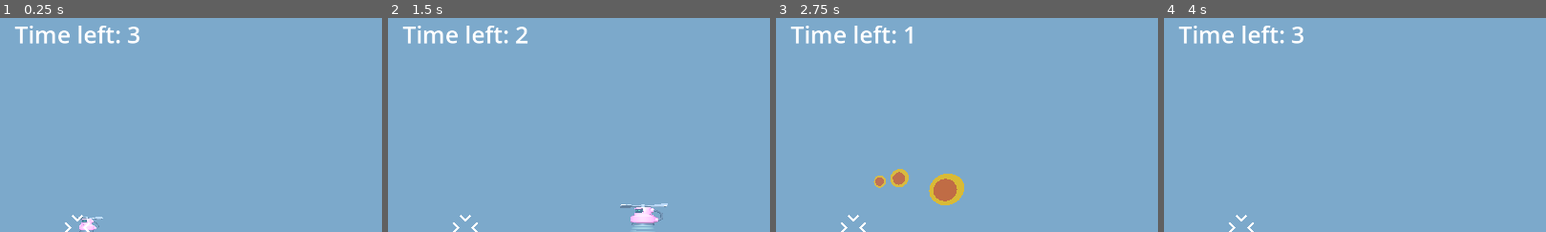
Above: before the commit, frames 1-4 (left to right).
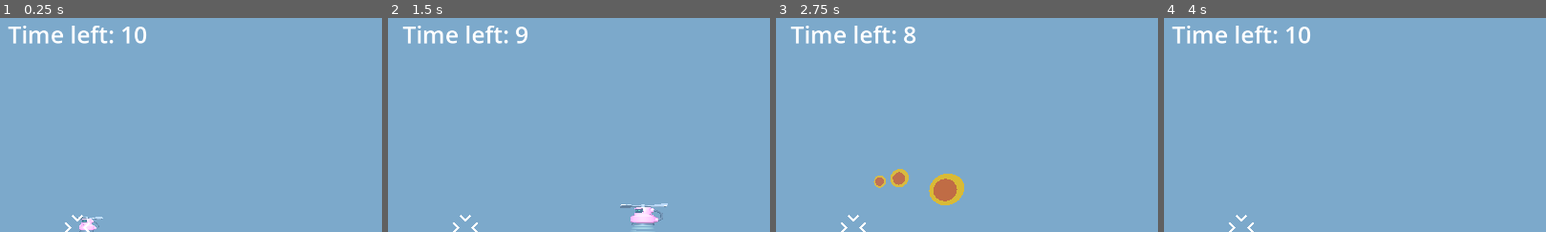
Above: after the commit, the same moments.

Repository: nesherson/survivor-arena-fps
Game: Godot game, scene res://scenes/game/game.tscn
Two runs of this game, one before a commit and one after it. Both use one fixed random seed, a clock stepped at 60 frames per second and the inputs below.
Inputs (mouse positions are % of the whole screen's width and height, from its top left):
- Up to frame 1 (0.25 s): no input
- Up to frame 2 (1.5 s): tap Enter at 0.5 s; move the mouse to (55, 50) at 0.52 s; press the mouse at (55, 50) at 0.53 s; hold W (move_forward) from 0.53 s (still down); tap Space (jump) at 0.77 s; move the mouse to (45, 50) at 1.27 s; release the mouse at (45, 50) at 1.28 s; click (45, 50) at 1.35 s
- Up to frame 3 (2.75 s): keep holding W (move_forward); tap Space (jump) at 1.52 s; move the mouse to (52, 48) at 2.02 s; press the mouse at (52, 48) at 2.03 s
- Up to frame 4 (4 s): keep holding W (move_forward); move the mouse to (49, 52) at 2.77 s; release the mouse at (49, 52) at 2.78 s; click (49, 52) at 2.85 s; tap Space (jump) at 3.02, 3.77 s; move the mouse to (57, 51) at 3.52 s; press the mouse at (57, 51) at 3.53 s
The pictures show only the part of the screen within x 40-90%, y 1-51%; the shares and areas given below are measured in that part.

The runs differ from the first frame. In frame 1, 1.4% of the frame differs, in the area x 2-39%, y 3-13%; in frame 2, 0.1%; in frame 3, 0.2%; in frame 4, 1.4%.

Commit message:
Add reset game functionality

Diff:
--- a/mob/bat/bat_model.tscn
+++ b/mob/bat/bat_model.tscn
@@ -236,19 +236,19 @@
 script = ExtResource("2_vgr6s")
 
 [node name="Skeleton3D" parent="Armature" index="0"]
-bones/0/position = Vector3(0, 0.0123449, 0)
-bones/1/rotation = Quaternion(0.0673593, 0.0937215, -0.683365, 0.720896)
-bones/2/rotation = Quaternion(0.0914249, 0.0327311, 0.332804, 0.937983)
-bones/3/rotation = Quaternion(0.154855, 0.103753, 0.320134, 0.928854)
-bones/4/rotation = Quaternion(0.0673593, -0.0937215, 0.683365, 0.720896)
-bones/5/rotation = Quaternion(0.0914249, -0.0327311, -0.332804, 0.937983)
-bones/6/rotation = Quaternion(0.154855, -0.103753, -0.320134, 0.928854)
+bones/0/position = Vector3(0, -0.0188126, 0)
+bones/1/rotation = Quaternion(-0.059239, 0.214254, -0.668257, 0.709943)
+bones/2/rotation = Quaternion(-0.142654, -0.0381641, 0.255812, 0.955381)
+bones/3/rotation = Quaternion(-0.0633317, 0.0329338, 0.231101, 0.970307)
+bones/4/rotation = Quaternion(-0.059239, -0.214254, 0.668257, 0.709943)
+bones/5/rotation = Quaternion(-0.142654, 0.0381641, -0.255812, 0.955381)
+bones/6/rotation = Quaternion(-0.0633317, -0.0329338, -0.231101, 0.970307)
 bones/7/position = Vector3(0.130992, -0.227392, -0.0878515)
 bones/7/rotation = Quaternion(0.261968, 0.0834552, 0.265751, 0.924005)
-bones/8/rotation = Quaternion(3.8577e-08, 0.702774, 0.711413, 2.282e-08)
+bones/8/rotation = Quaternion(3.9352e-08, 0.654738, 0.755856, 2.45832e-08)
 bones/10/position = Vector3(-0.130992, -0.227392, -0.0878515)
 bones/10/rotation = Quaternion(0.261968, -0.0834552, -0.265751, 0.924005)
-bones/11/rotation = Quaternion(2.12151e-08, 0.702774, 0.711413, 3.50931e-08)
+bones/11/rotation = Quaternion(2.43099e-08, 0.654738, 0.755856, 3.50917e-08)
 
 [node name="bat" parent="Armature/Skeleton3D" index="0"]
 surface_material_override/0 = ExtResource("2_030dj")
@@ -267,7 +267,7 @@
 parameters/Blend2/blend_amount = 0.00738733
 parameters/IdleHurt/active = false
 parameters/IdleHurt/internal_active = 1.33333
-parameters/IdleHurt/request = 0.0
+parameters/IdleHurt/request = 0
 parameters/IdleShrink/active = 0.0
 parameters/IdleShrink/internal_active = 0.0
-parameters/IdleShrink/request = 0.0
+parameters/IdleShrink/request = 0
--- a/scenes/game/game.tscn
+++ b/scenes/game/game.tscn
@@ -35,7 +35,7 @@
 [node name="Game" type="Node3D"]
 process_mode = 3
 script = ExtResource("1_5i0tg")
-game_time_limit = 3
+game_time_limit = 10
 
 [node name="Player" parent="." instance=ExtResource("1_sul5r")]
 unique_name_in_owner = true
@@ -53,9 +53,8 @@
 mob_to_spawn = ExtResource("4_kelw5")
 
 [node name="MobSpawner2" parent="." instance=ExtResource("5_lfrn8")]
-transform = Transform3D(1, 0, 0, 0, 1, 0, 0, 0, 1, 0, 0, 29)
+transform = Transform3D(1, 0, 0, 0, 1, 0, 0, 0, 1, 0, 0, 30.2)
 mob_to_spawn = ExtResource("4_kelw5")
-spawn_wait_time = 2.5
 
 [node name="ScoreLabel" type="Label" parent="."]
 unique_name_in_owner = true
@@ -222,9 +221,9 @@
 size = Vector3(1.5, 1, 3)
 material = ExtResource("3_0sr1o")
 
-[connection signal="game_over" from="." to="." method="_on_game_over"]
 [connection signal="game_over" from="." to="Player" method="_on_game_over"]
 [connection signal="game_over" from="." to="MobSpawner" method="_on_game_over"]
+[connection signal="game_over" from="." to="MobSpawner2" method="_on_game_over"]
 [connection signal="mob_spawned" from="MobSpawner" to="." method="_on_mob_spawner_mob_spawned"]
 [connection signal="mob_spawned" from="MobSpawner2" to="." method="_on_mob_spawner_mob_spawned"]
 [connection signal="timeout" from="GameTimeoutTimer" to="." method="_on_game_timeout_timer_timeout"]
--- a/scripts/enemies/bat_model.gd
+++ b/scripts/enemies/bat_model.gd
@@ -1,6 +1,7 @@
 extends Node3D
 
-@onready var animation_tree = %AnimationTree
+@onready var animation_tree: AnimationTree = %AnimationTree
+@onready var animation_player: AnimationPlayer = $AnimationPlayer
 
 func hurt():
 	animation_tree.set("parameters/Blend2/blend_amount", 0.0)
--- a/scripts/enemies/mob.gd
+++ b/scripts/enemies/mob.gd
@@ -1,3 +1,5 @@
+class_name Mob
+
 extends RigidBody3D
 
 signal died
--- a/scripts/enemies/mob_spawner.gd
+++ b/scripts/enemies/mob_spawner.gd
@@ -23,4 +23,5 @@
 	mob_spawned.emit(new_mob)
 
 func _on_game_over() -> void:
+	timer.stop()
 	spawner_model.get_node("AnimationPlayer").stop()
--- a/scripts/game/game.gd
+++ b/scripts/game/game.gd
@@ -30,6 +30,10 @@
 	game_over_overlay.visible = show
 	game_won_label.visible = show
 
+func reset_game():
+	get_tree().reload_current_scene.call_deferred()
+	get_tree().paused = false
+
 func _ready() -> void:
 	game_timeout_label.text = "Time left: " + str(game_time_limit)
 
@@ -57,10 +61,5 @@
 	game_timeout_label.text = "Time left: " + str(game_time_limit)
 
 func _unhandled_input(event: InputEvent) -> void:
-	if event.is_action_pressed("reset_game"):
-		get_tree().reload_current_scene.call_deferred()
-
-func _on_game_over() -> void:
-	var spawned_mobs = get_children().filter(func(element): print(element.name))
-
-	print(spawned_mobs)
+	if event.is_action_pressed("reset_game") && is_game_won:
+		reset_game()
